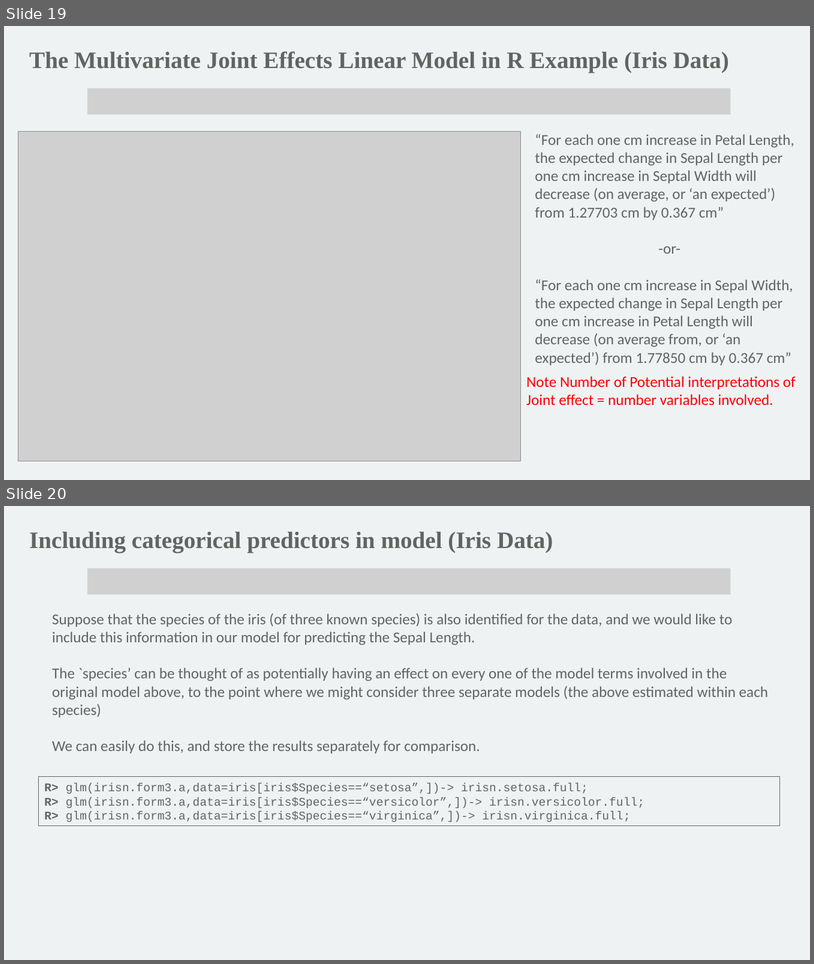
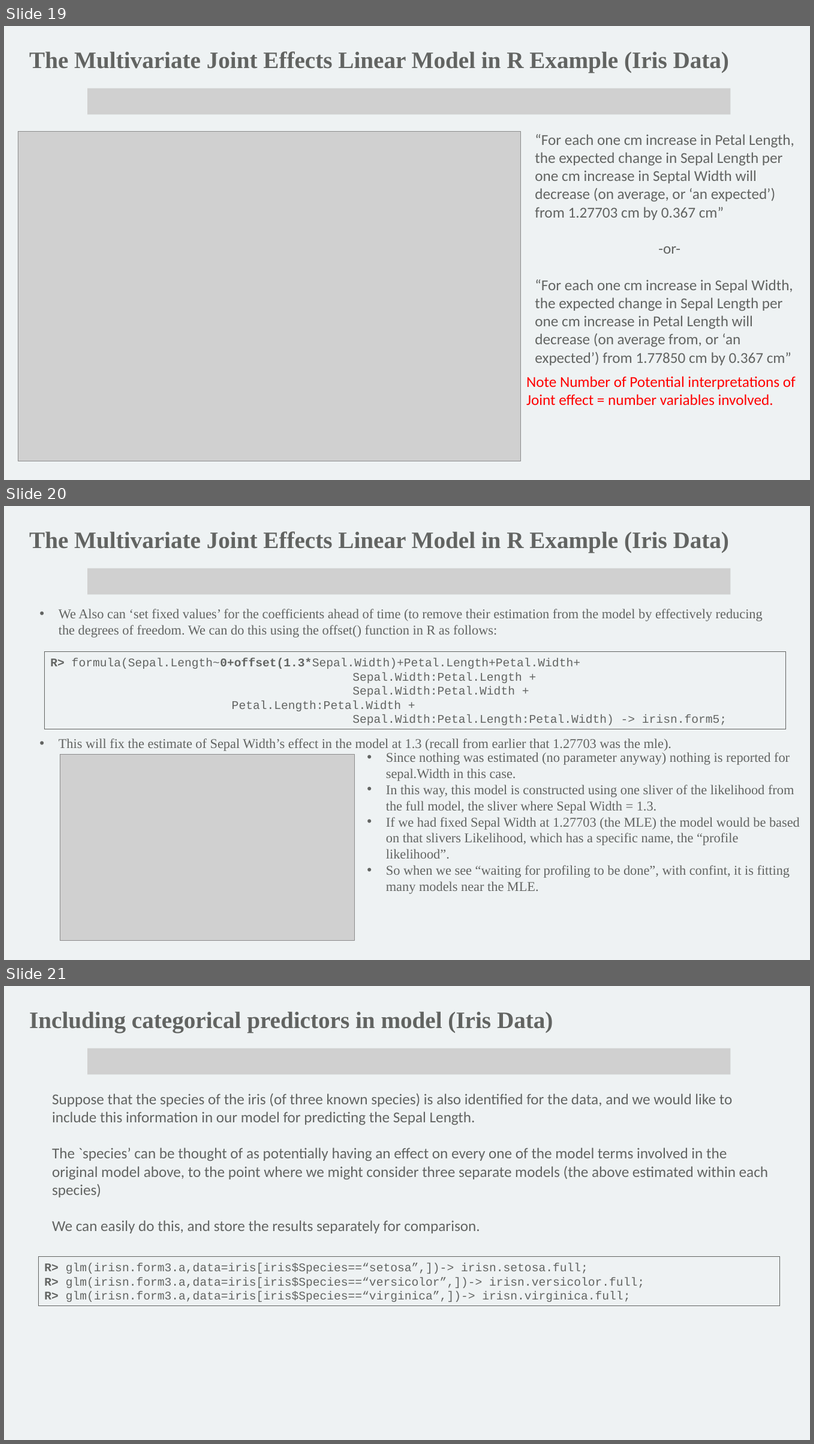
Before and after one commit to mathornton01/2022_UTSW_Lyda_Hill_Department_Beginning_R_Nanocourse, a slide deck: Slides/IntroductionToRForBeginners_DayII_MT.pptx. Shown one above the other, each under a label of ours: slides 19 and 20 before the commit, slides 19, 20 and 21 after it. The pictures are 814x964 and 814x1444 pixels, drawn with LibreOffice and Linux fonts; fonts in the diff are those of the drawing; grey boxes stand for pictures; background and template pictures are left out. Boxes give left, top, right and bottom in pixels: in the first picture for what was removed or moved away, otherwise in the second. Text is boxed around its words. In the diff, an @@ line names an element or a change of style, - is before the commit and + after.

```diff
--- a/Slides/IntroductionToRForBeginners_DayII_MT.pptx
+++ b/Slides/IntroductionToRForBeginners_DayII_MT.pptx
@@ slide 20 added at (4,506,810,960), background #EEF2F3 @@
@@ text added at (29,531,730,552), 28 pt, text #626462, bold @@
+The Multivariate Joint Effects Linear Model in R Example (Iris Data)
@@ picture added at (87,568,731,595) @@
@@ text added at (59,609,763,637), 16 pt, text #626462 @@
+• We Also can ‘set fixed values’ for the coefficients ahead of time (to remove their estimation from the model by effectively reducing the degrees of freedom. We can do this using the offset() function in R as follows:
@@ rectangle added at (45,652,786,729), outline #626462 0.75 pt, 14 pt, text #626462 @@
+R> formula(Sepal.Length~0+offset(1.3*Sepal.Width)+Petal.Length+Petal.Width+
+Sepal.Width:Petal.Length +
+Sepal.Width:Petal.Width + Petal.Length:Petal.Width +
+Sepal.Width:Petal.Length:Petal.Width) -> irisn.form5;
@@ text added at (59,738,672,751), 16 pt, text #626462 @@
+• This will fix the estimate of Sepal Width’s effect in the model at 1.3 (recall from earlier that 1.27703 was the mle).
@@ picture added at (60,754,355,940) @@
@@ text added at (386,752,800,894), 16 pt, text #626462 @@
+• Since nothing was estimated (no parameter anyway) nothing is reported for sepal.Width in this case.
+• In this way, this model is constructed using one sliver of the likelihood from the full model, the sliver where Sepal Width = 1.3.
+• If we had fixed Sepal Width at 1.27703 (the MLE) the model would be based on that slivers Likelihood, which has a specific name, the “profile likelihood”.
+• So when we see “waiting for profiling to be done”, with confint, it is fitting many models near the MLE.
@@ what was slide 20 is now slide 21 @@
```
Also in this commit, not shown: 2 slides changed, 2 other slides added, 1 other file.
